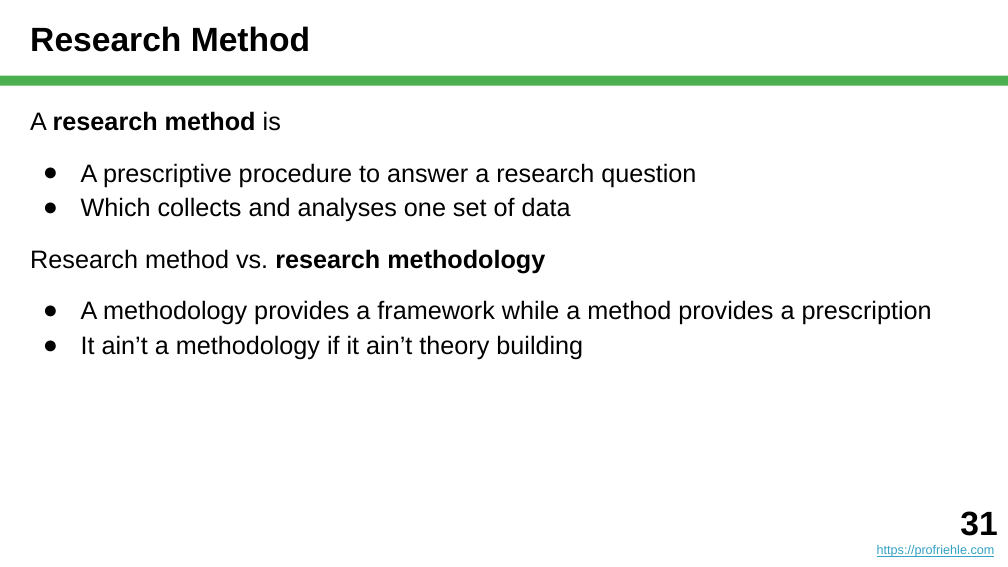
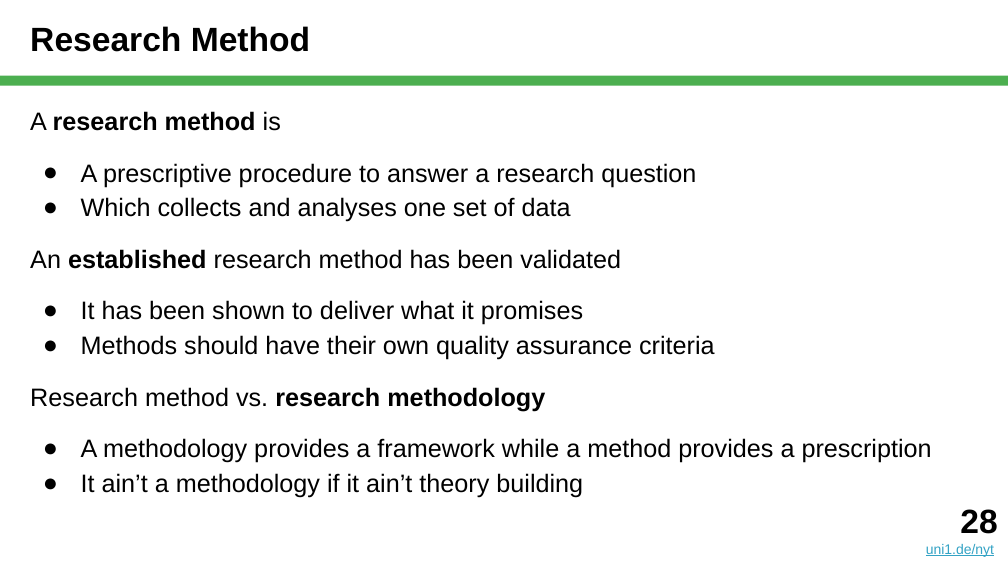
Before and after one commit to dirkriehle/nyt-course, a slide deck: slide 28 of Lecture slides/NYT B02 - Scientific Research.pptx (slide 31 before the commit). Drawn at 1008x567 pixels with LibreOffice and Linux fonts; fonts in the diff are those of the drawing. Boxes give left, top, right and bottom in pixels: in the first picture for what was removed or moved away, otherwise in the second. Text is boxed around its words. In the diff, an @@ line names an element or a change of style, - is before the commit and + after.

Commit message:
After B02 - Scientific Research

```diff
--- a/Lecture slides/NYT B02 - Scientific Research.pptx
+++ b/Lecture slides/NYT B02 - Scientific Research.pptx
@@ text at <box>30,249,715,360</box>: paragraphs added @@
+An established research method has been validated
+● It has been shown to deliver what it promises
+● Methods should have their own quality assurance criteria
@@ text added at <box>926,509,997,557</box>, 10 pt, text #34A3C5, underline @@
+28
+uni1.de/nyt
@@ text removed at <box>877,511,997,557</box> @@
-31
-https://profriehle.com
```
Also in this commit, not shown: 39 other slides changed, 2 slides added, 5 slides removed, 5 other files.
